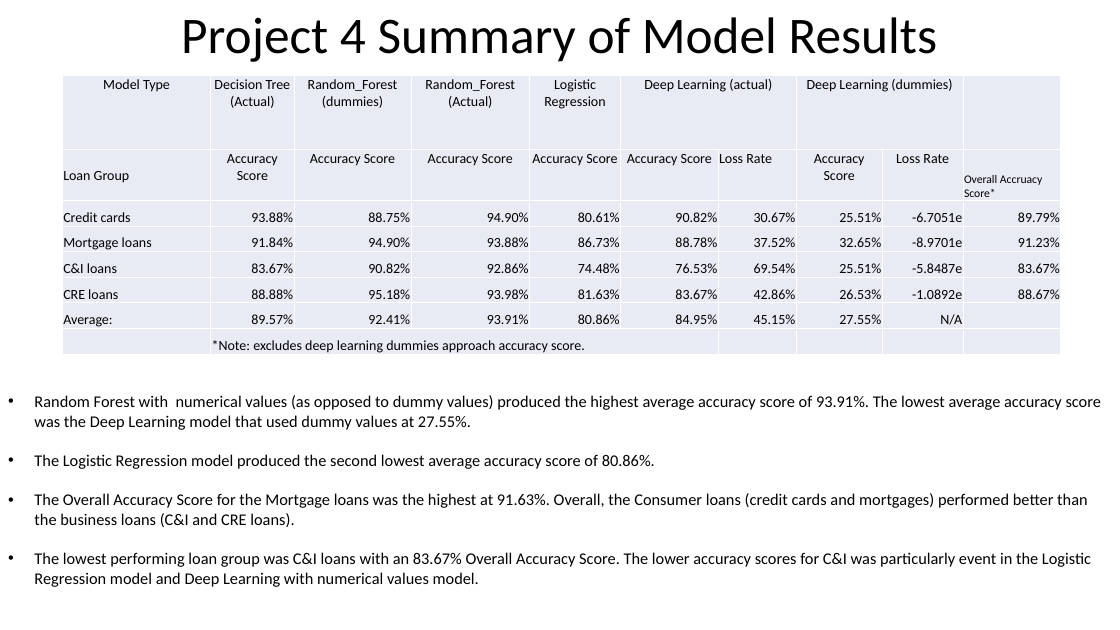
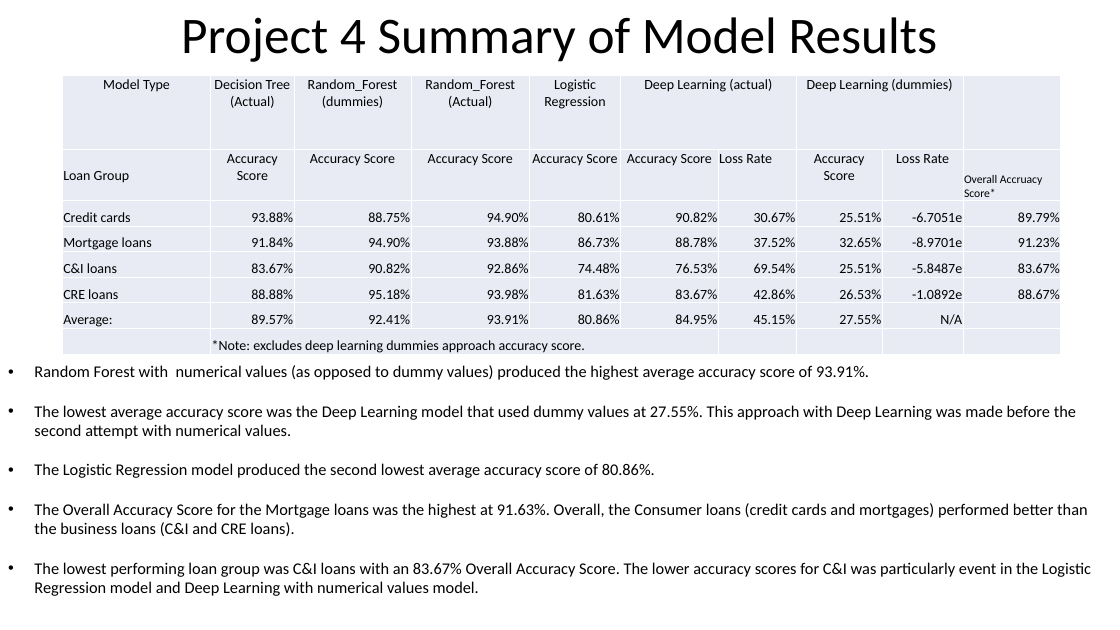
Before and after one commit to RyakDL/Project-Loan-Charge-Offs, a slide deck: slide 7 of Presentation_and_informational_files/Project_4 Presentation_v1.pptx. Drawn at 1120x630 pixels with LibreOffice and Linux fonts; fonts in the diff are those of the drawing. Boxes give left, top, right and bottom in pixels: in the first picture for what was removed or moved away, otherwise in the second. Text is boxed around its words. In the diff, an @@ line names an element or a change of style, - is before the commit and + after.

Commit message:
updated presentation

```diff
--- a/Presentation_and_informational_files/Project_4 Presentation_v1.pptx
+++ b/Presentation_and_informational_files/Project_4 Presentation_v1.pptx
@@ text "Random Forest with numerical values ...": place and size @@
-text "Random Forest with numerical values ..." at [34,395,1101,587]
+text "Random Forest with numerical values ..." at [34,365,1091,596]
@@ text at [34,365,1076,439]: text changed @@
-• Random Forest with numerical values (as opposed to dummy values) produced the highest average accuracy score of 93.91%. The lowest average accuracy score was the Deep Learning model that used dummy values at 27.55%.
+• Random Forest with numerical values (as opposed to dummy values) produced the highest average accuracy score of 93.91%.
+• The lowest average accuracy score was the Deep Learning model that used dummy values at 27.55%. This approach with Deep Learning was made before the second attempt with numerical values.
```
Also in this commit, not shown: 1 other file.
